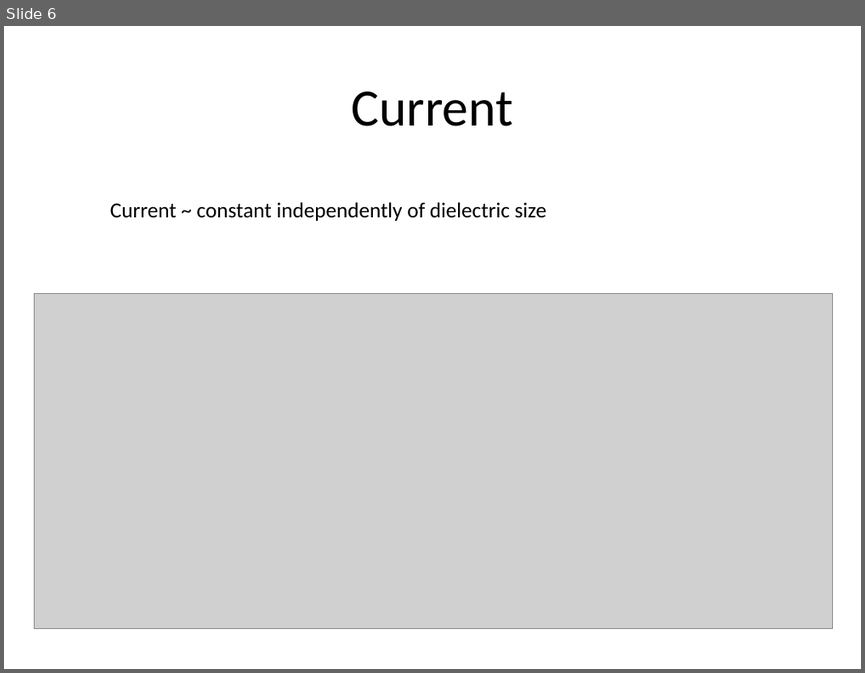
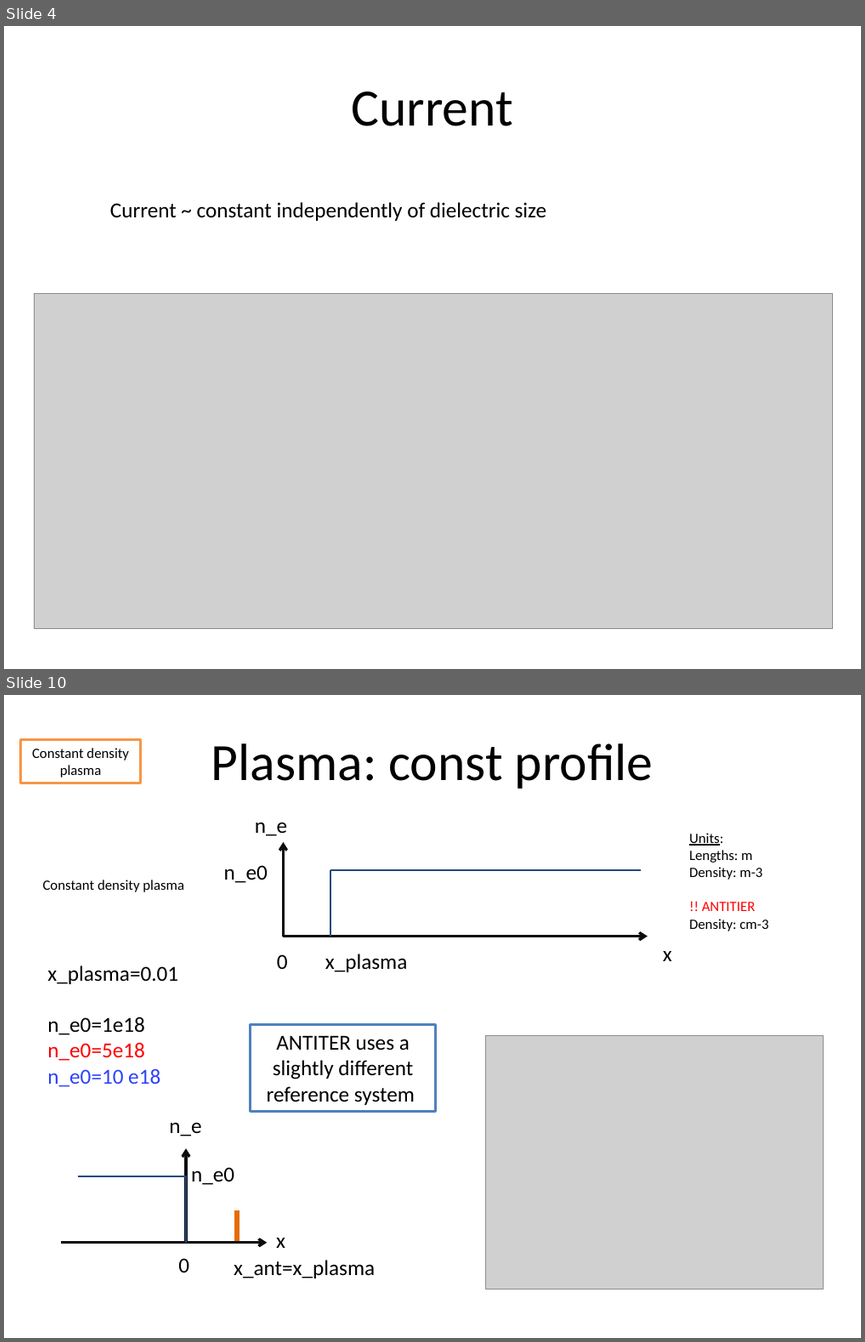
Before and after one commit to jhillairet/SOFT2018_Cold_Plasma_Modeling, a slide deck: Test Configurations/Results.pptx. Shown one above the other, each under a label of ours: slide 6 before the commit, slides 4 and 10 after it; the slides between them are not shown. The pictures are 865x673 and 865x1342 pixels, drawn with LibreOffice and Linux fonts; fonts in the diff are those of the drawing; grey boxes stand for pictures. Boxes give left, top, right and bottom in pixels: in the first picture for what was removed or moved away, otherwise in the second. Text is boxed around its words. In the diff, an @@ line names an element or a change of style, - is before the commit and + after.

```diff
--- a/Test Configurations/Results.pptx
+++ b/Test Configurations/Results.pptx
@@ slide 10 added at [4,695,861,1338], background #FFFFFF @@
@@ rectangle added at [21,739,141,783], fill #FFFFFF, outline #F79646 2 pt, 12 pt, text #000000 @@
+Constant density plasma
@@ title added at [211,743,653,789], 44 pt, text #000000 @@
+Plasma: const profile
@@ text added at [255,822,287,836], 18 pt, text #000000 @@
+n_e
@@ arrow added from (284, 936) to (284, 842), #0D0D0D 2.25 pt @@
@@ text added at [689,833,768,931], 12 pt, text #000000 @@
+Units:
+Lengths: m
+Density: m-3
+!! ANTITIER
+Density: cm-3
@@ text added at [224,865,268,883], 18 pt, text #000000 @@
+n_e0
@@ line added from (330, 936) to (330, 870), #1F497D 1.5 pt @@
@@ line added from (330, 870) to (641, 870), #1F497D 1.5 pt @@
@@ text added at [43,879,184,892], 12 pt, text #000000 @@
+Constant density plasma
@@ arrow added from (284, 936) to (647, 936), #0D0D0D 2.25 pt @@
@@ text added at [47,965,178,1087], 18 pt, text #000000 @@
+x_plasma=0.01
+n_e0=1e18
+n_e0=5e18
+n_e0=10 e18
@@ text added at [277,954,288,969], 18 pt, text #000000 @@
+0
@@ text added at [325,953,408,972], 18 pt, text #000000 @@
+x_plasma
@@ text added at [663,951,672,961], 18 pt, text #000000 @@
+x
@@ rectangle added at [250,1024,435,1111], fill #FFFFFF, outline #4F81BD 2 pt, 18 pt, text #000000 @@
+ANTITER uses a slightly different reference system
@@ picture added at [485,1036,823,1289] @@
@@ group added at [62,1122,375,1278]: 5 texts, 3 lines, 2 arrows @@
+n_e0
+x
+x_ant=x_plasma
+0
+n_e
@@ what was slide 6 is now slide 4 @@
```
Also in this commit, not shown: 11 other slides added, 14 slides removed.
